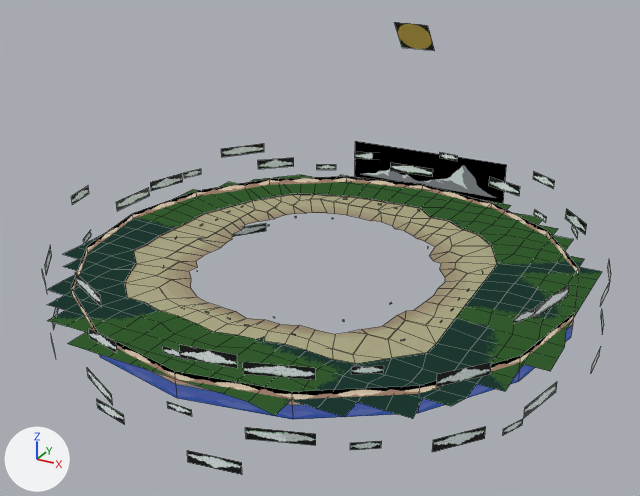
Two versions of the Blender file samples/golf/mod_kit/skybox.blend, one commit apart.
Rendered twice from a 50 mm camera at (15.6, -28.9, 15.3) aimed at (-0.3, 0.1, 0.8). Lighting does not change. The marker at lower left points along +X, +Y and +Z. Mesh edges are drawn as thin lines.

In view in the first picture: 'Clouds', 'Horizon', 'Mountains', 'sun_high', 'tropical'.
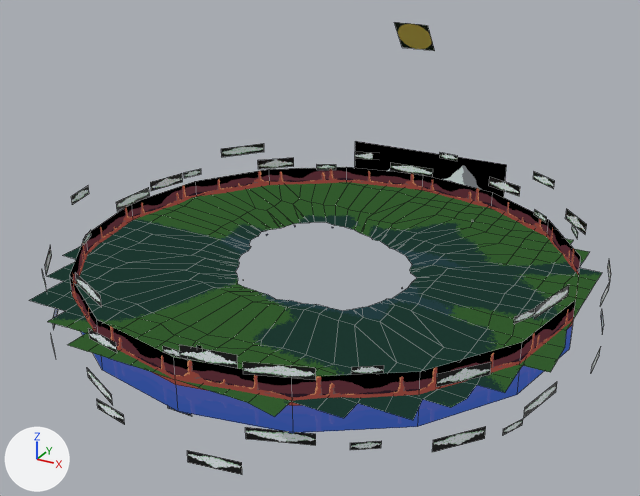
Location of each change, (x1, y1, x2, y2) in pixels of the pictures (640 x 496 px):
'Hills', shown
    after: (29, 182, 602, 420)
'tropical', hidden
    before: (47, 175, 602, 419)
'Horizon_Desert', added
    after: (70, 167, 581, 433)
'Horizon', hidden
    before: (71, 176, 579, 420)

Patch to the scene script:
```diff
--- a/samples/golf/mod_kit/skybox.blend.py
+++ b/samples/golf/mod_kit/skybox.blend.py
@@ img_horizon04_png @@
+img_horizon04_png = load_image('horizon04.png', '../assets/golf/images/skybox/horizon04.png', 512, 64, 'sRGB')
@@ mat_horizon_desert @@
+mat_horizon_desert = bpy.data.materials.new('horizon_desert')
+# uses the picture img_horizon04_png
@@ me_cylinder_001 @@
+me_cylinder_001.from_pydata(...)  # 64 vertices, 32 faces; spans x -10.0..10.0, y -10.0..10.0, z -1.0..1.0
+me_cylinder_001.polygons.foreach_set('use_smooth', [True] * 32)
+me_cylinder_001.materials.append(mat_horizon_desert)
@@ ob_horizon @@
 ob_horizon.location = (0.0, 0.0, 0.0)
+ob_horizon.hide_set(True)
@@ ob_hills @@
 ob_hills.location = (0.0, 0.0, 0.0)
-ob_hills.hide_set(True)
@@ ob_tropical @@
 ob_tropical.location = (0.0, 0.0, 0.0)
+ob_tropical.hide_set(True)
@@ ob_horizon_desert @@
+ob_horizon_desert = bpy.data.objects.new('Horizon_Desert', me_cylinder_001)
+ob_horizon_desert.location = (0.0, 0.0, 0.0)
```
